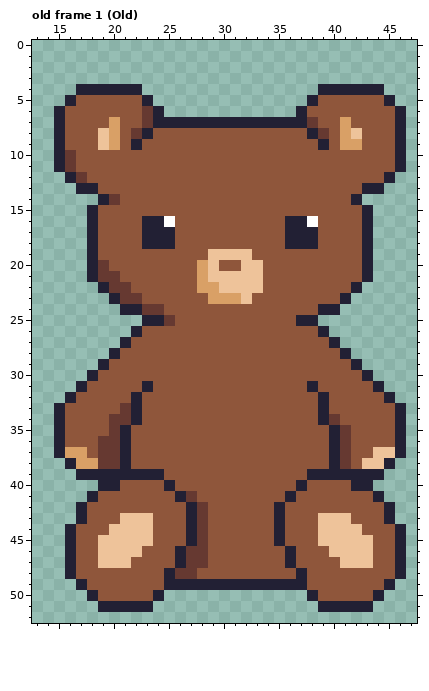
Pixel-art file: aseprite_files/teddybear_boy.ase. The picture above was drawn from the file before the commit.
64x64 pixels, 72 frames. Shown: old frame 1 (Old): x 13..47, y 0..52.
After the commit:
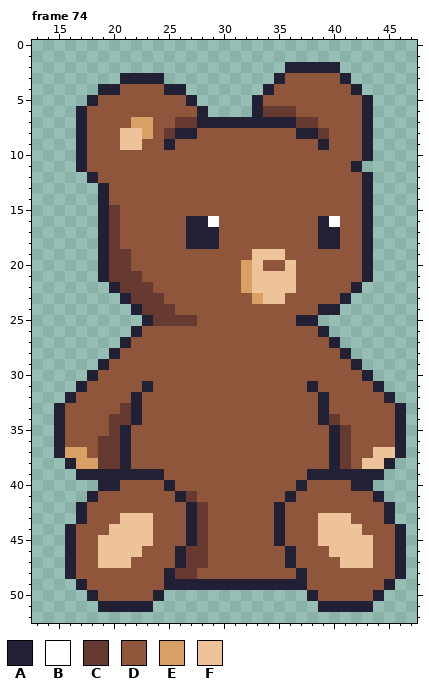
Palette (. is transparent): A #222034  B #ffffff  C #663931  D #8f563b  E #d9a066  F #eec39a
A new or re-ordered frame is compared with the old frame closest to it.
Changes in this commit:
frames 72 -> 74
Changed rows in their new state; - is an unchanged pixel.
Frame 74 is new; against old frame 1 (Old), layer "Head":
first column x 15:
 2 ---------------------AAAAA------
 3 ------AAAA----------ADDDDDA-----
 4 --..--DDDDAA-------ADDDDDDD-..--
 5 -..A----DDDDA-----ADDDDD----A..-
 6 ..A-----DDDDDA----ACCCD-----A...
 7 ..A--D-EEDDCC---------C---D-A...
 8 ..A-DDFFE-CAA---------A---DDA...
 9 ..A-DDFF--A---------------DDA...
10 ..A-------------------------A...
11 ..A------------------------A....
12 -..A------------------------A..-
13 --..A------------------------.--
14 -----D---------------------DA---
15 ---.AC--------------------------
16 ---.AC--DDD-AAB------DDDAB------
17 ---.AC--DDD-AAA------DDDAA------
18 ---.AC--DDD-AAA------DDDAA------
19 ---.ACC-------DDDDFFF-----------
20 ---.ACC------DD--E---F----------
21 ---.A-CC-----DDDDE-FFF----------
22 ----.A-CC----DDDDE-FFF----------
23 -----.A-CC----DDDDEFF-----------
24 ------.---C---------------------
25 ---------C-CC-------------------
Pixel boxes of the changes (left, top, right, bottom) in both pictures:
changed: (54, 62, 406, 326)
